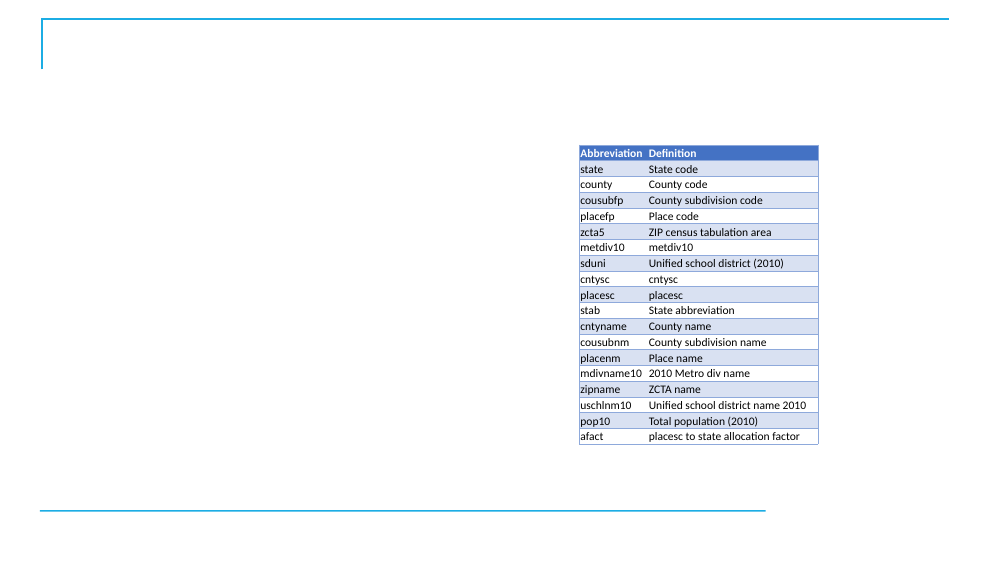
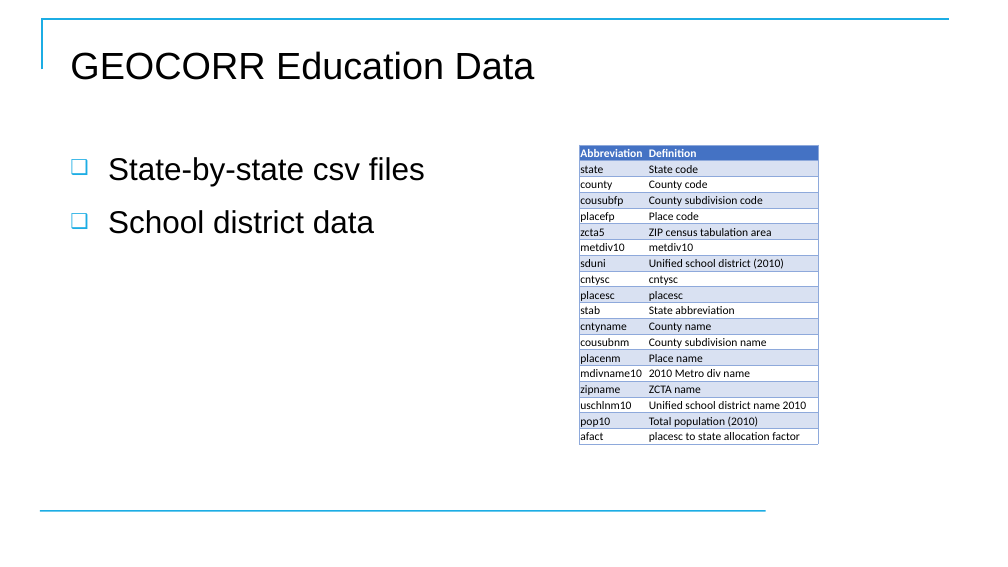
Before and after one commit to CostelloTechnicalConsulting/XTBP10---Tableau-Prep-Introduction, a slide deck: slide 16 of ppt/TableauPrepBuilderIntroV1_1.pptx. Drawn at 1008x567 pixels with LibreOffice and Linux fonts; fonts in the diff are those of the drawing; background and template pictures are left out. Boxes give left, top, right and bottom in pixels: in the first picture for what was removed or moved away, otherwise in the second. Text is boxed around its words. In the diff, an @@ line names an element or a change of style, - is before the commit and + after.

Commit message:
Fixed DirtyData file

```diff
--- a/ppt/TableauPrepBuilderIntroV1_1.pptx
+++ b/ppt/TableauPrepBuilderIntroV1_1.pptx
@@ title added at [70,51,535,80], 36 pt, text #000000 @@
+GEOCORR Education Data
@@ text added at [108,157,425,234], 30 pt, text #000000 @@
+❑ State-by-state csv files
+❑ School district data
```
Also in this commit, not shown: 2 other slides changed, 3 slides added, 3 other files.
